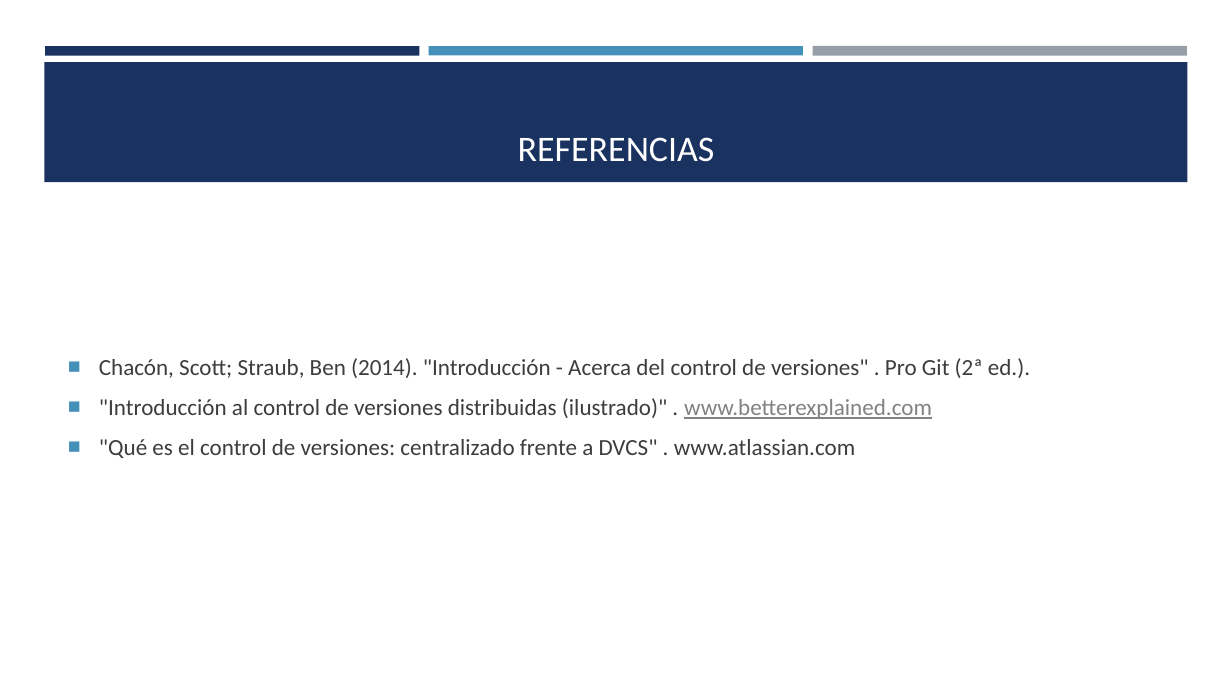
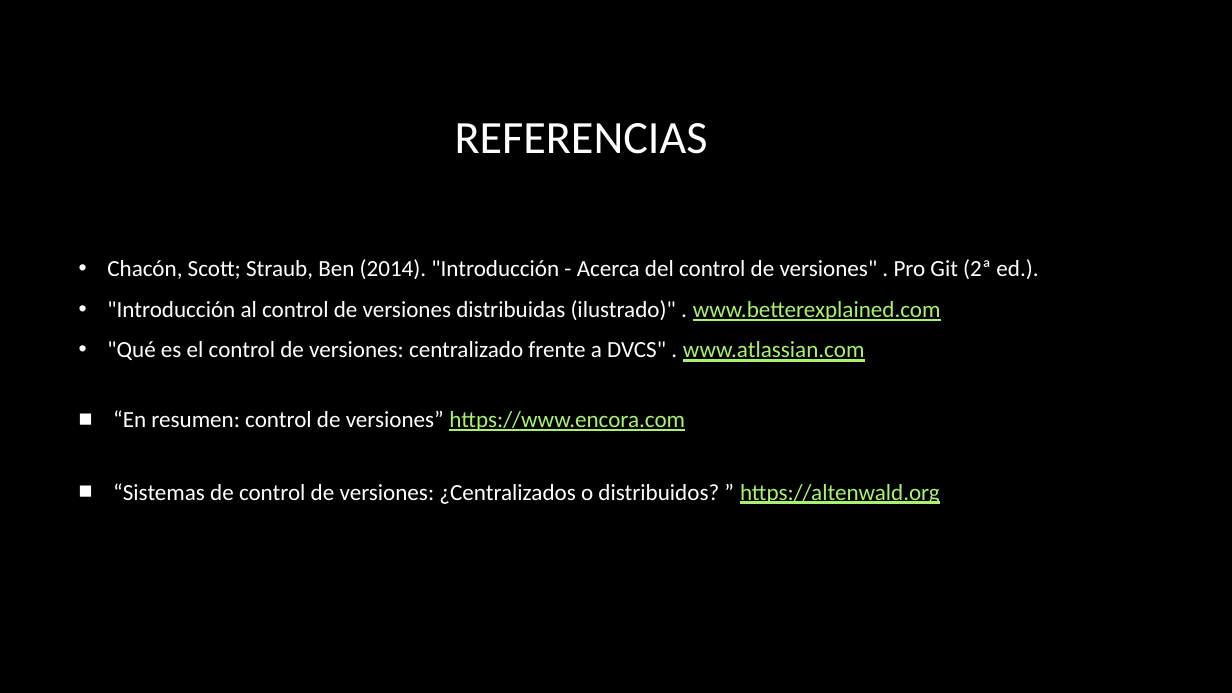
Before and after one commit to Leonelgtzl/Exposicion-FRONT-END, a slide deck: slide 11 of EXPO-FS1A-TEMA1-NF.pptx (slide 9 before the commit). Drawn at 1232x693 pixels with LibreOffice and Linux fonts; fonts in the diff are those of the drawing; background and template pictures are left out. Boxes give left, top, right and bottom in pixels: in the first picture for what was removed or moved away, otherwise in the second. Text is boxed around its words. In the diff, an @@ line names an element or a change of style, - is before the commit and + after.

```diff
--- a/EXPO-FS1A-TEMA1-NF.pptx
+++ b/EXPO-FS1A-TEMA1-NF.pptx
@@ background #FFFFFF to picture (left out) @@
@@ rectangle removed at [45,46,420,55] @@
@@ rectangle removed at [429,46,803,55] @@
@@ rectangle removed at [812,46,1187,56] @@
@@ rectangle removed at [44,62,1188,182] @@
@@ title "REFERENCIAS": place and size @@
-title "REFERENCIAS" at [518,137,715,162]
+title "REFERENCIAS" at [455,123,708,154]
@@ title "REFERENCIAS" at [455,123,708,154]: size 28 to 36 pt; vertical alignment bottom to middle @@
@@ text "Chacón, Scott; Straub, Ben (2014). ...": place and size @@
-text "Chacón, Scott; Straub, Ben (2014). ..." at [99,358,1030,458]
+text "Chacón, Scott; Straub, Ben (2014). ..." at [107,259,1038,504]
@@ text at [107,259,1038,362]: text colour #3D3D3D to #FFFFFF in "Chacón, Scott; Straub, Ben (2014). "Introducción - ...", ""Introducción al control de versiones distribuidas (ilustrad ...", ""Qué es el control de versiones: centralizado ..."; text colour #828282 to #AAF172 in "www.betterexplained.com"; text colour #3D3D3D to #AAF172, underline on in "www.atlassian.com"; bullet ■ to •; bullet colour #4590B8 to #FFFFFF @@
@@ text at [113,410,940,504]: paragraphs added @@
+■ “En resumen: control de versiones” https://www.encora.com
+■ “Sistemas de control de versiones: ¿Centralizados o distribuidos? ” https://altenwald.org
```
Also in this commit, not shown: 7 other slides changed, 4 slides added, 2 slides removed.
